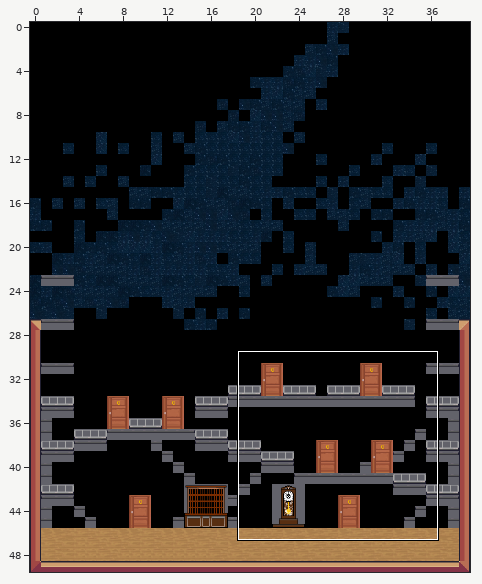
An edit to a level. Tiled map, assets/tiles/world1_level1.tmx. The picture above shows the old version from afar; the outline marks the close-up.
Close-up. Earlier state:
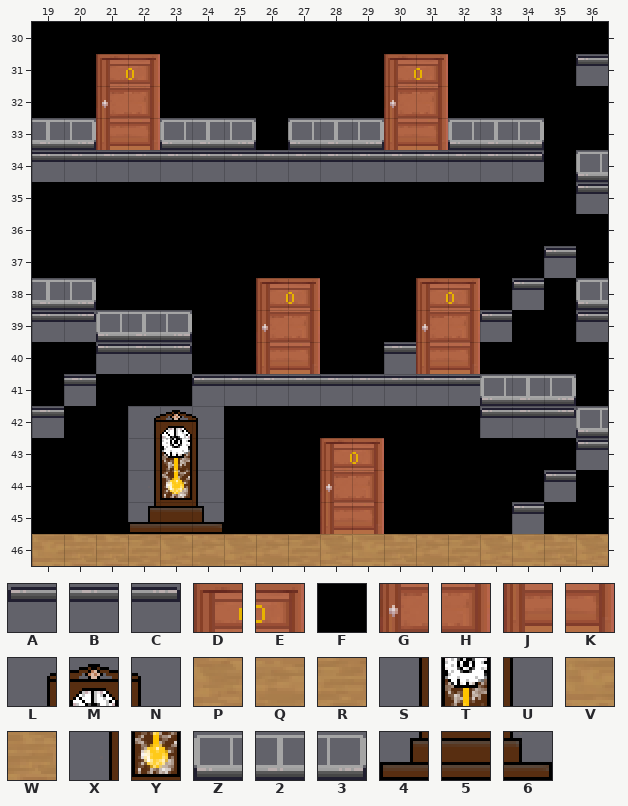
Cells are 16x16 px. Shown: x 19..36, y 30..46. The commit also changed other parts of the map, which this record leaves out.
Key: from "Yuki Sekai 1": A 61, B 62, C 63, D 108, E 109, F 111, G 130, H 131, J 152, K 153, L 167, M 168, N 169, P 182, Q 183, R 184, S 189, T 190, U 191, V 204, W 205, X 211, Y 212, Z 226, 2 227, 3 228, 4 233, 5 234, 6 235.
_ is an empty cell.
Layer "圖塊層 1" before, first column x 19:
30 FFFFFFFFFFFFFFFFFF
31 FFDEFFFFFFFDEFFFFA
32 FFGHFFFFFFFGHFFFFF
33 23JKZ23FZ23JKZ23FF
34 BBBBBBBBBBBBBBBCFZ
35 FFFFFFFFFFFFFFFFFA
36 FFFFFFFFFFFFFFFFFF
37 FFFFFFFFFFFFFFFFAF
38 23FFFFFDEFFFDEFAFZ
39 BCZ23FFGHFFFGHAFFA
40 FFABCFFJKFFBJKFFFF
41 FBFFFABBBBBBBBZ23F
42 BFFLMNFFFFFFFFABCZ
43 FFFSTUFFFDEFFFFFFA
44 FFFXYUFFFGHFFFFFAF
45 FFF456FFFJKFFFFAFF
46 VWWRPQPQRPVWQRPVWP
The same view after the edit:
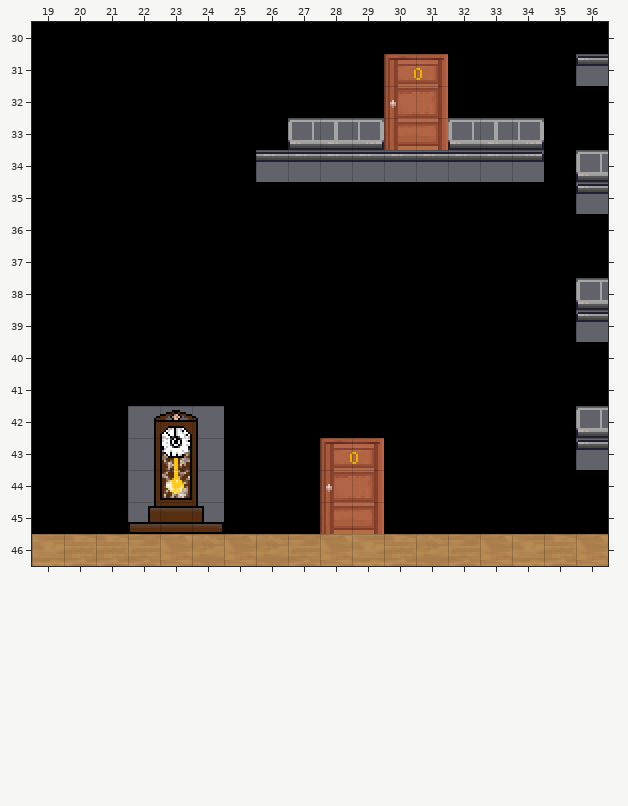
The exact change:
Layer "圖塊層 1":
The author changed tile 2 to tile F in row 33 at x 19 and 24; in row 38 at x 19; in row 39 at x 22; in row 41 at x 34.
The author changed tile 3 to tile F in row 33 at x 20 and 25; in row 38 at x 20; in row 39 at x 23; in row 41 at x 35.
The author changed tile A to tile F in row 37 at x 35; in row 38 at x 34; in row 39 at x 33; in row 40 at x 21; in row 41 at x 24; in row 42 at x 33.
The author changed tile A to tile F in row 44 at x 35; in row 45 at x 34.
The author changed tile B to tile F in row 34 at x 19 to 25; in row 39 at x 19; in row 40 at x 22 and 30; in row 41 at x 20 and 25 to 32; in row 42 at x 19 and 34.
The author changed tile C to tile F in row 39 at x 20; in row 40 at x 23; in row 42 at x 35.
The author changed tile D to tile F in row 31 at x 21; in row 38 at x 26 and 31.
The author changed tile E to tile F in row 31 at x 22; in row 38 at x 27 and 32.
The author changed tile G to tile F in row 32 at x 21; in row 39 at x 26 and 31.
The author changed tile H to tile F in row 32 at x 22; in row 39 at x 27 and 32.
The author changed tile J to tile F in row 33 at x 21; in row 40 at x 26 and 31.
The author changed tile K to tile F in row 33 at x 22; in row 40 at x 27 and 32.
The author changed tile Z to tile F in row 33 at x 23; in row 39 at x 21; in row 41 at x 33.
Boxes around the changes in both close-ups, in picture pixels (x1, y1, x2, y2):
changed: (32, 54, 256, 182)
changed: (32, 246, 576, 438)
changed: (512, 470, 576, 534)
